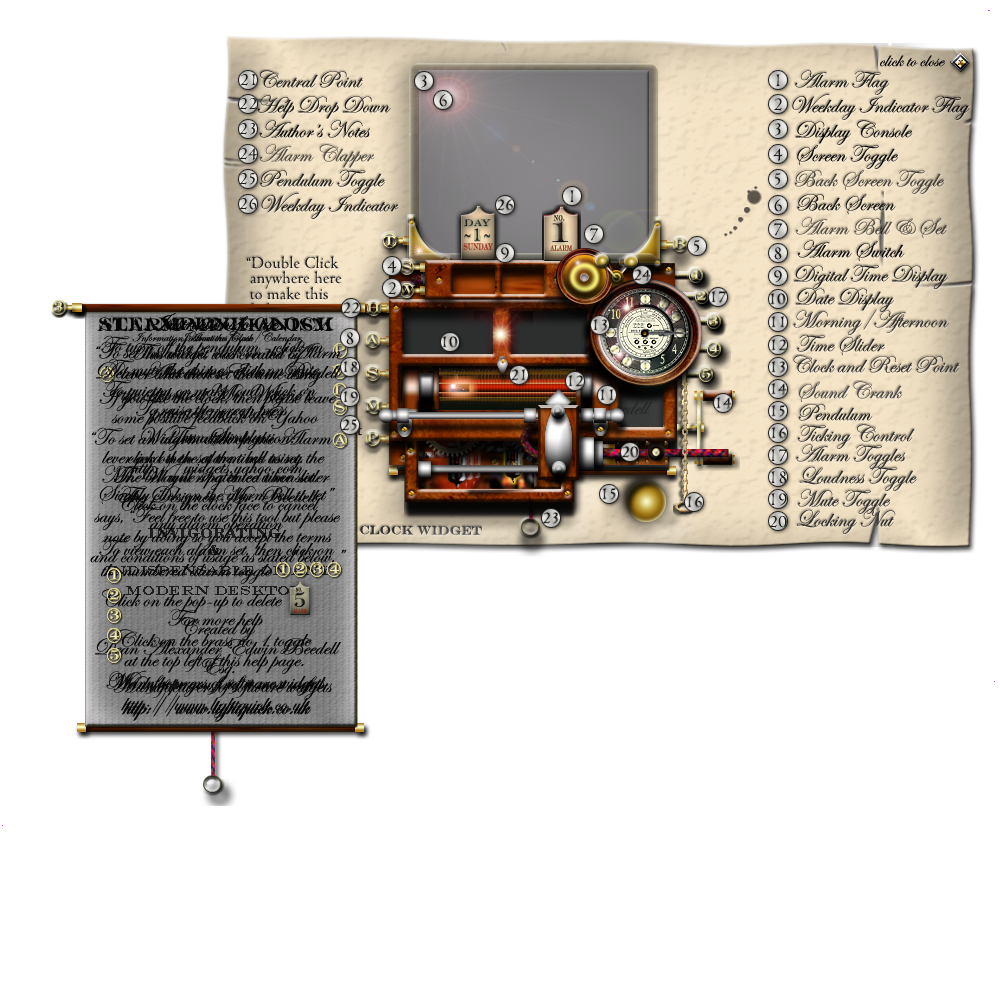
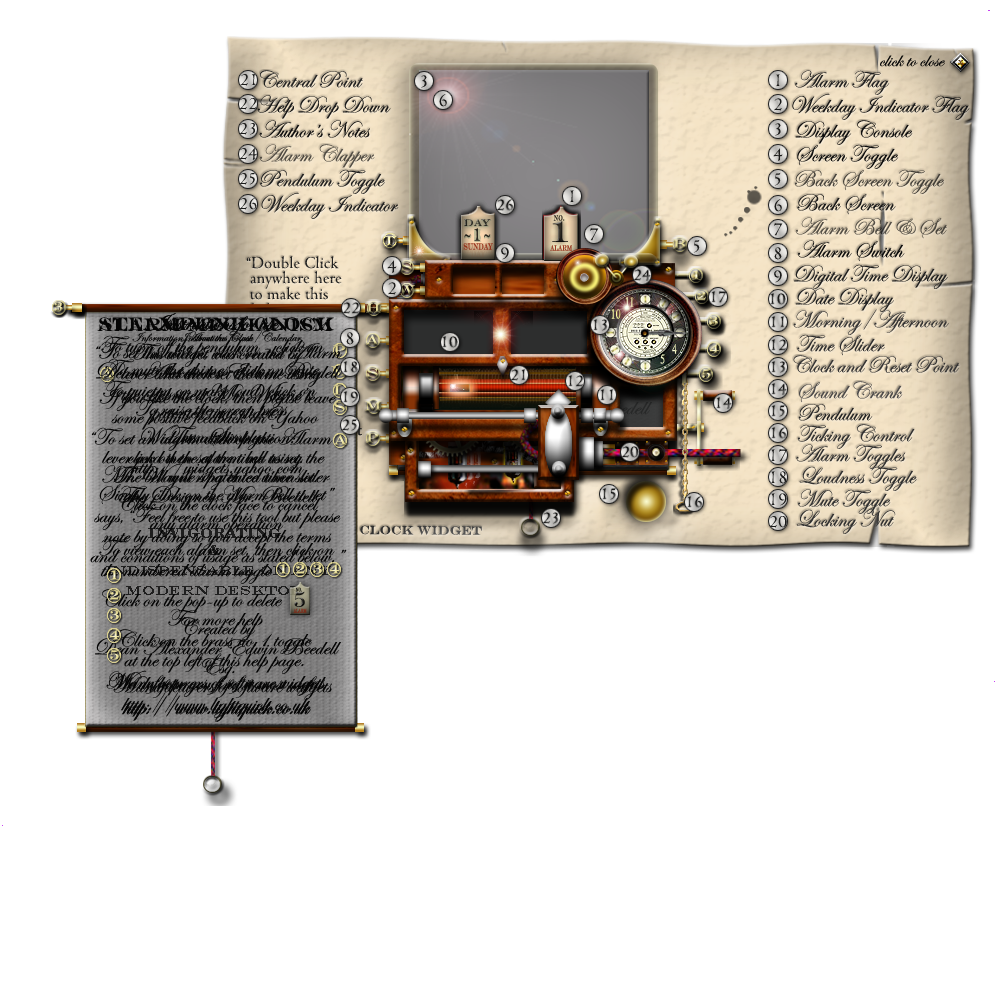
Comparing the layer stacks of the two 1000 × 1000 images. Changes:
painted on "cable" over [603, 449, 751, 465]
